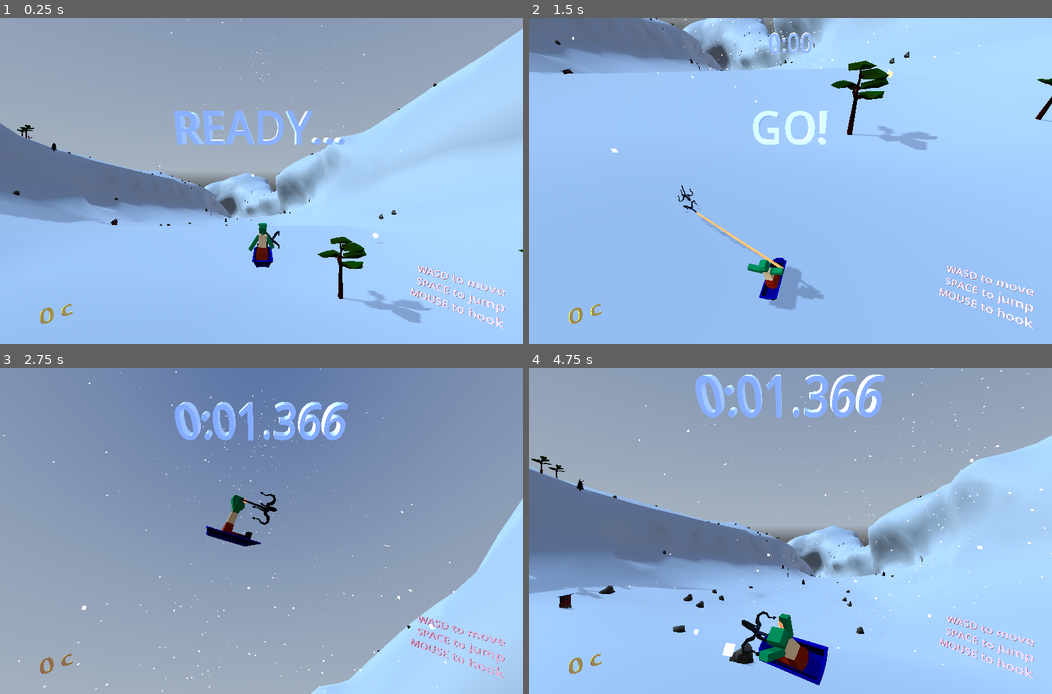
Above: before the commit, frames 1-4 (two rows, left to right).
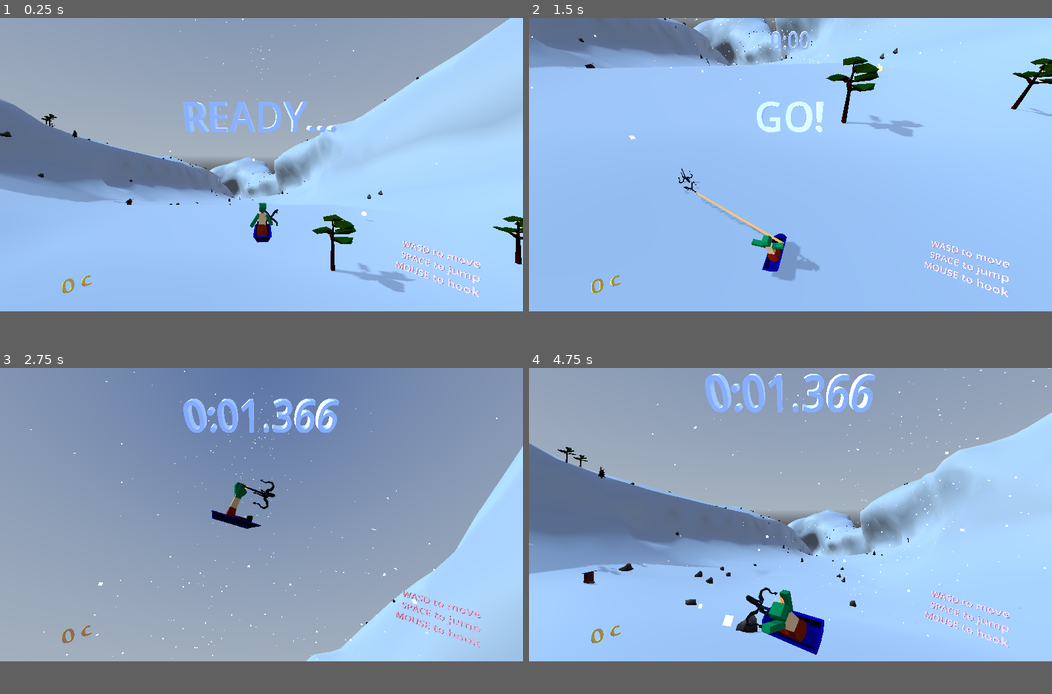
Above: after the commit, the same moments.

Repository: tokkoro/ggj24-sled
Game: Godot game, scene res://tomi_testaa/level_loader_scene.tscn
Same seed, same stepped clock (60 frames per second), same inputs: the game is played once before the commit and once after it. A sky picture missing from this copy of the repository is replaced by a grey-blue gradient.
Inputs (mouse positions are in pixels of both pictures, inside the frame that each line leads up to):
- Up to frame 1 (0.25 s): no input
- Up to frame 2 (1.5 s): tap Enter at 0.5 s; move the mouse to (905, 164) at 0.52 s; hold Right (turn_right) 0.53-1.28 s; tap Down (break) at 0.6 s; click (905, 164) at 0.67 s; tap Space (jump) at 0.77 s; move the mouse to (685, 197) at 1.27 s; hold Left (turn_left) from 1.28 s (still down); tap Shift at 1.35 s; click (685, 197) at 1.42 s
- Up to frame 3 (2.75 s): tap Space (jump) at 1.52 s; move the mouse to (313, 459) at 2.02 s; release Left (turn_left) at 2.03 s; hold Right (turn_right) from 2.03 s (still down); tap G at 2.1 s; click (313, 459) at 2.17 s
- Up to frame 4 (4.75 s): move the mouse to (764, 596) at 2.77 s; release Right (turn_right) at 2.78 s; hold Up (accelerate) 2.78-3.53 s; tap Ctrl at 2.85 s; click (764, 596) at 2.92 s; tap Space (jump) at 3.02, 3.77, 4.52 s; move the mouse to (947, 579) at 3.52 s; hold Left (turn_left) from 3.53 s (still down); tap 1 at 3.6 s; click (947, 579) at 3.67 s; move the mouse to (633, 482) at 4.27 s; tap 2 at 4.35 s; click (633, 482) at 4.42 s
In our replay, the window is 799x499 before the commit and 799x449 after it. These sizes can differ from the game's own. Grey fills any space a smaller window leaves; there, only what the larger window draws over its background counts as a difference.

The runs differ from the first frame. In frame 1, 18% of the frame differs, in the area x 0-100%, y 0-96%; in frame 2, 8.9%; in frame 3, 13%; in frame 4, 24%, in the area x 0-100%, y 0-98%.

Commit message:
Mouse capture.

Diff:
--- a/godot_project/project.godot
+++ b/godot_project/project.godot
@@ -13,12 +13,18 @@
 config/name="fgj2024"
 run/main_scene="res://tomi_testaa/level_loader_scene.tscn"
 config/features=PackedStringArray("4.2", "GL Compatibility")
+boot_splash/bg_color=Color(0.0588235, 0.164706, 0.25098, 1)
+boot_splash/show_image=false
+boot_splash/image="res://icon.png"
+boot_splash/fullsize=false
+boot_splash/use_filter=false
 config/icon="res://icon.png"
 
 [display]
 
 window/size/viewport_width=1920
-window/size/viewport_height=1200
+window/size/viewport_height=1080
+window/size/mode=3
 window/main_scene="res://tomi_testaa/level_loader_scene.tscn"
 
 [filesystem]
--- a/godot_project/tomi_testaa/LevelLoader.gd
+++ b/godot_project/tomi_testaa/LevelLoader.gd
@@ -47,6 +47,7 @@
 		load_level()
 
 func _ready():
+	Input.mouse_mode = Input.MOUSE_MODE_CONFINED
 	current_level = start_level
 	load_level()
 
